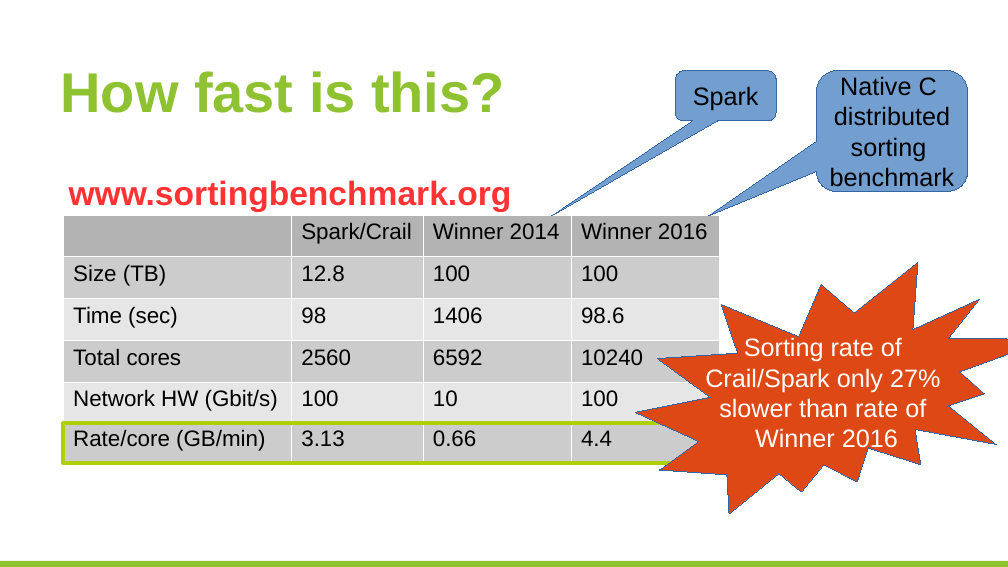
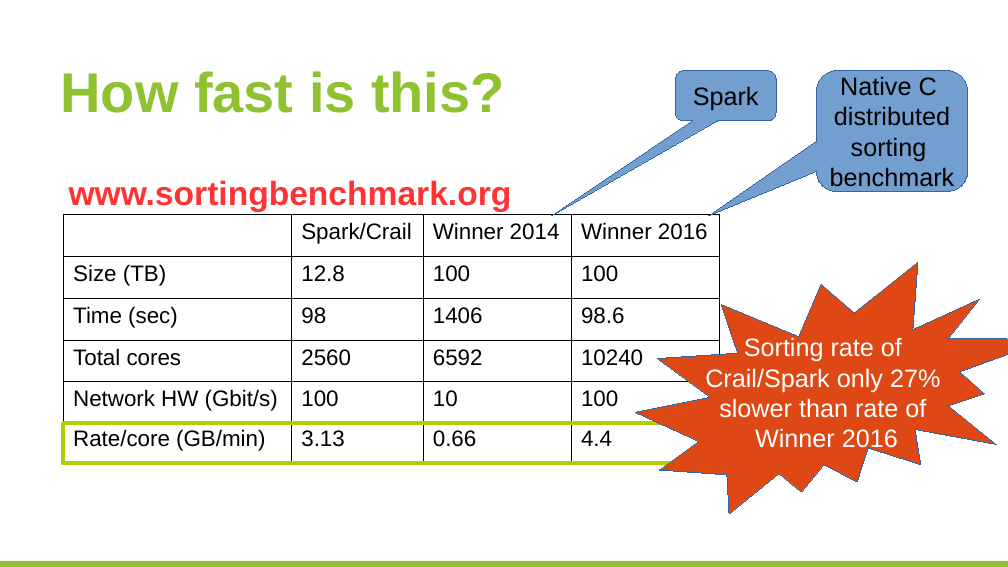
Before and after one commit to huangyibo/spark-summit-17, a slide deck: slide 24 of template.odp. Drawn at 1008x567 pixels with LibreOffice and Linux fonts; fonts in the diff are those of the drawing; background and template pictures are left out. Boxes give left, top, right and bottom in pixels: in the first picture for what was removed or moved away, otherwise in the second. Text is boxed around its words. In the diff, an @@ line names an element or a change of style, - is before the commit and + after.

```diff
--- a/template.odp
+++ b/template.odp
@@ table at (64, 215, 719, 464) @@
@@ fill #B3B3B3 to none in 3 cells @@
@@ fill #CCCCCC to none in 12 cells @@
@@ fill #E6E6E6 to none in 8 cells @@
@@ borders changed @@
```
Also in this commit, not shown: 2 other slides changed, 2 slides added, 1 other file.
